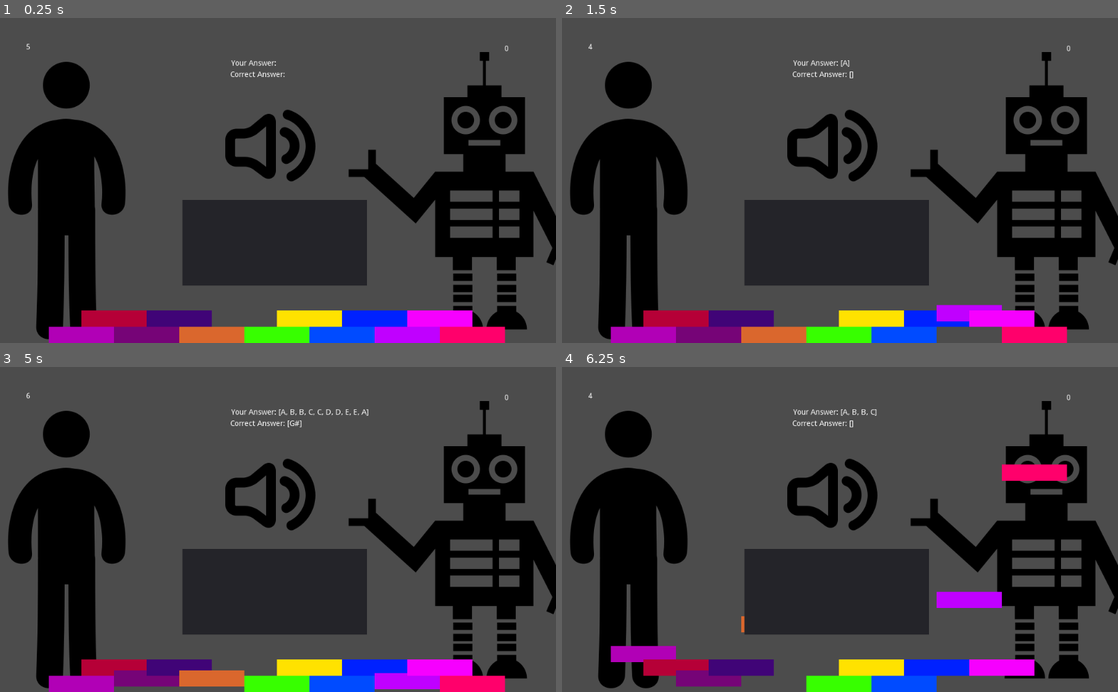
Above: before the commit, frames 1-4 (two rows, left to right).
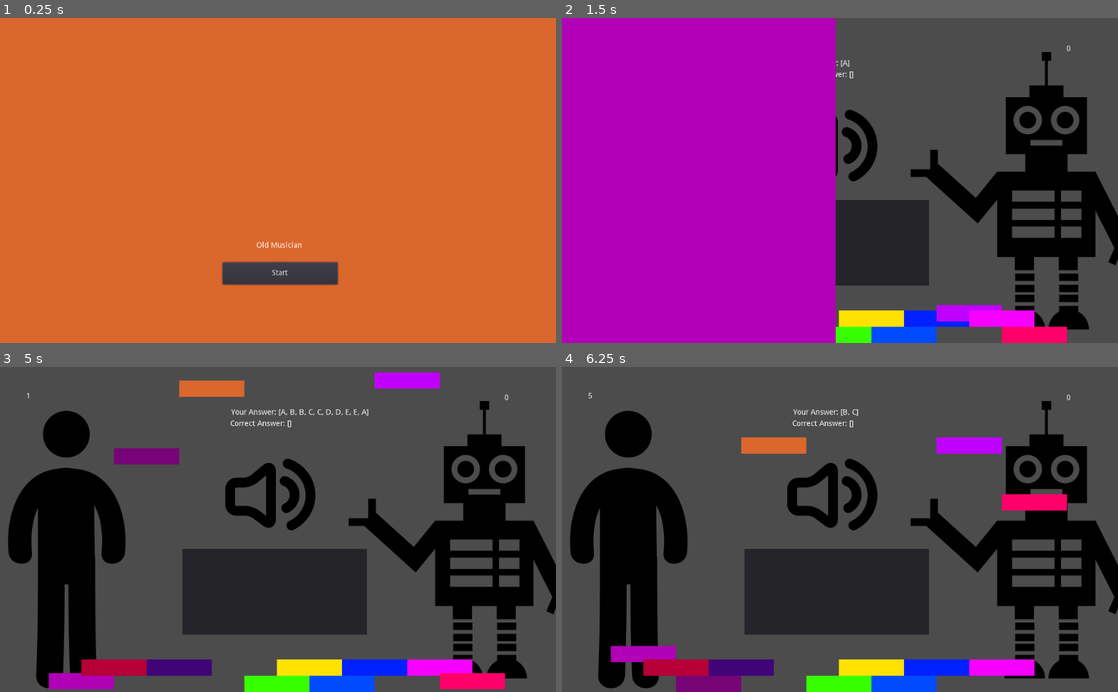
Above: after the commit, the same moments.

Repository: mdechdee/PerfectPitch
Game: Godot game, scene res://StartScene.tscn
Two runs of this game, one before a commit and one after it. Both use one fixed random seed, a clock stepped at 60 frames per second and the inputs below. Before the commit the project starts from res://MainScene.tscn. Sound files missing from this copy of the repository are replaced by a short silence.
Inputs (mouse positions are in pixels of both pictures, inside the frame that each line leads up to):
- Up to frame 1 (0.25 s): no input
- Up to frame 2 (1.5 s): click (840, 274) at 0.5 s, where only the run after the commit has a clickable "Start"; tap H (A) at 1.35 s
- Up to frame 3 (5 s): tap J (B) at 1.55, 2.1 s; tap A (C) at 2.3, 2.85 s; tap S (D) at 3.05, 3.6 s; tap D (E) at 3.8, 4.35 s; tap H (A) at 4.55 s
- Up to frame 4 (6.25 s): tap H (A) at 5.1 s; tap J (B) at 5.3, 5.85 s; tap A (C) at 6.05 s

The runs differ from the first frame. In frame 1, 99% of the frame differs, in the area x 0-100%, y 0-100%; in frame 2, 49%; in frame 3, 3.8%; in frame 4, 3.4%.

Commit message:
Add start screen

Diff:
--- a/OldMusician/MainScene.tscn
+++ b/OldMusician/MainScene.tscn
@@ -22,6 +22,25 @@
 [ext_resource path="res://robot-design.png" type="Texture" id=20]
 [ext_resource path="res://robot.gd" type="Script" id=21]
 [ext_resource path="res://Command.tscn" type="PackedScene" id=22]
+[ext_resource path="res://StageScene.gd" type="Script" id=23]
+
+[sub_resource type="ImageTexture" id=1]
+
+[sub_resource type="Animation" id=2]
+resource_name = "PlayStageScene"
+length = 2.0
+tracks/0/type = "value"
+tracks/0/path = NodePath("ColorRect:rect_position")
+tracks/0/interp = 1
+tracks/0/loop_wrap = true
+tracks/0/imported = false
+tracks/0/enabled = true
+tracks/0/keys = {
+"times": PoolRealArray( -0.1, 2 ),
+"transitions": PoolRealArray( 1, 1 ),
+"update": 0,
+"values": [ Vector2( 0, 0 ), Vector2( -1024, 0 ) ]
+}
 
 [node name="SceneManager" type="Node"]
 script = ExtResource( 1 )
@@ -262,12 +281,28 @@
 
 [node name="Timer" type="Timer" parent="robot-design"]
 
-[node name="Panel" type="Panel" parent="." instance=ExtResource( 22 )]
+[node name="Panel" parent="." instance=ExtResource( 22 )]
 margin_left = 336.0
 margin_top = 336.0
 margin_right = 676.0
 margin_bottom = 494.0
-[connection signal="note_played" from="NotePlayer" to="." method="_on_NotePlayer_note_played"]
+
+[node name="StageScene" type="TextureRect" parent="."]
+editor/display_folded = true
+margin_right = 1024.0
+margin_bottom = 600.0
+texture = SubResource( 1 )
+script = ExtResource( 23 )
+
+[node name="ColorRect" type="ColorRect" parent="StageScene"]
+margin_left = -1024.0
+margin_right = -0.000244141
+margin_bottom = 600.0
+color = Color( 0.698039, 0, 0.717647, 1 )
+
+[node name="AnimationPlayer" type="AnimationPlayer" parent="StageScene"]
+autoplay = "PlayStageScene"
+anims/PlayStageScene = SubResource( 2 )
 [connection signal="note_played" from="NotePlayer" to="SpritesManager" method="_on_NotePlayer_note_played"]
 [connection signal="note_played" from="NotePlayer" to="." method="_on_NotePlayer_note_played"]
 [connection signal="finished" from="BGStreamPlayer" to="BGStreamPlayer" method="_on_BGStreamPlayer_finished"]
--- a/OldMusician/StageManager.gd
+++ b/OldMusician/StageManager.gd
@@ -6,6 +6,8 @@
 onready var  note_player = $NotePlayer
 
 signal timer_end
+
+var started
 
 func _ready():
 	quiz()
--- /dev/null
+++ b/OldMusician/StageScene.gd
@@ -0,0 +1,4 @@
+extends TextureRect
+
+func _ready():
+	pass
--- /dev/null
+++ b/OldMusician/StartButton.gd
@@ -0,0 +1,17 @@
+extends Button
+
+# Declare member variables here. Examples:
+# var a = 2
+# var b = "text"
+
+# Called when the node enters the scene tree for the first time.
+func _ready():
+	pass # Replace with function body.
+
+func _on_start_button_pressed():
+	print("start button clicked")
+	get_tree().change_scene("res://MainScene.tscn")
+
+# Called every frame. 'delta' is the elapsed time since the previous frame.
+#func _process(delta):
+#	pass
--- /dev/null
+++ b/OldMusician/StartScene.gd
@@ -0,0 +1,6 @@
+extends Node2D
+
+signal started
+
+func _ready():
+	pass
--- /dev/null
+++ b/OldMusician/StartScene.tscn
@@ -0,0 +1,33 @@
+[gd_scene load_steps=3 format=2]
+
+[ext_resource path="res://StartScene.gd" type="Script" id=1]
+[ext_resource path="res://StartButton.gd" type="Script" id=2]
+
+[node name="StartScene" type="Node2D"]
+script = ExtResource( 1 )
+
+[node name="StartScreen" type="TextureRect" parent="."]
+margin_right = 1024.0
+margin_bottom = 600.0
+
+[node name="ColorRect" type="ColorRect" parent="StartScreen"]
+margin_right = 1024.0
+margin_bottom = 600.0
+color = Color( 0.858824, 0.407843, 0.180392, 1 )
+
+[node name="start_button" type="Button" parent="StartScreen"]
+margin_left = 410.0
+margin_top = 450.912
+margin_right = 622.0
+margin_bottom = 491.912
+action_mode = 0
+text = "Start"
+script = ExtResource( 2 )
+
+[node name="Label" type="Label" parent="StartScreen"]
+margin_left = 472.004
+margin_top = 412.661
+margin_right = 556.004
+margin_bottom = 426.661
+text = "Old Musician"
+[connection signal="pressed" from="StartScreen/start_button" to="StartScreen/start_button" method="_on_start_button_pressed"]
--- a/OldMusician/project.godot
+++ b/OldMusician/project.godot
@@ -16,7 +16,7 @@
 [application]
 
 config/name="JunctionGamejam"
-run/main_scene="res://MainScene.tscn"
+run/main_scene="res://StartScene.tscn"
 config/icon="res://icon.png"
 
 [editor_plugins]
Not shown: 1 places in OldMusician/MainScene.tscn that only renumber resources
